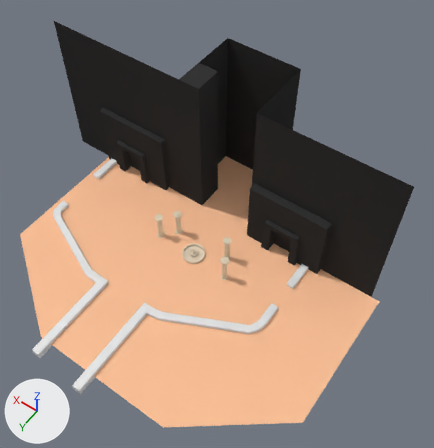
Before and after pictures for a commit that changed the Blender file blender/blockout_area01.blend.
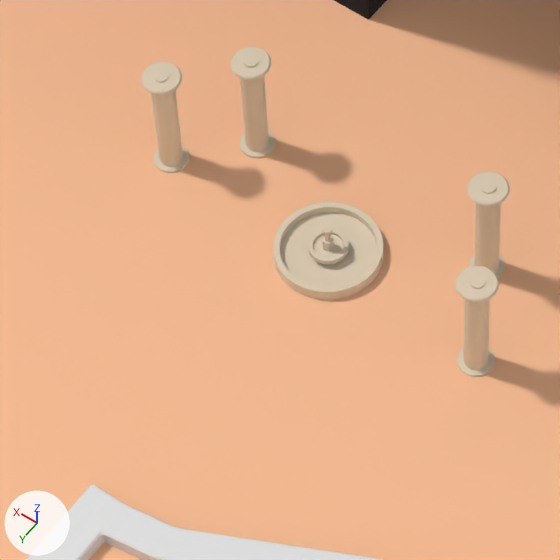
Each version appears first whole from a camera (50 mm lens) standing at (-54.3, 65.2, 129.0) and looking at (-3.7, -5.7, 17.6), and next in a close-up on the part from 29% to 56% of the width and 45% to 71% of the height. Every picture has the same lights, and +X, +Y and +Z are marked at lower left.

Objects in the first close-up: 'Column.001', 'Column.002', 'Column.003', 'Column.004', 'Plane', 'fontana', 'muretto-col'.
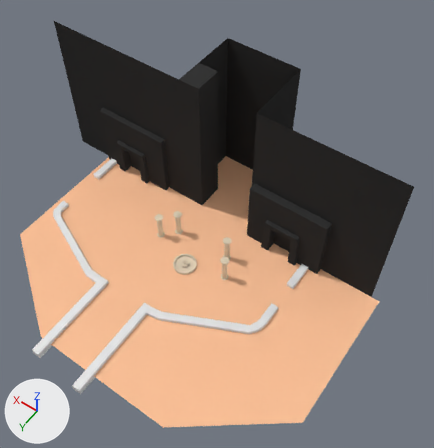
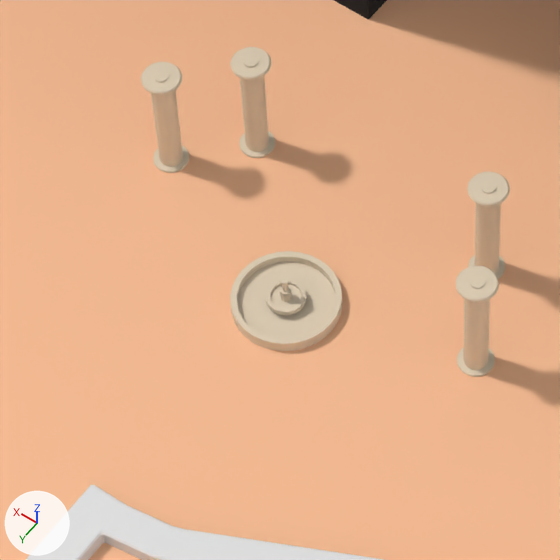
Location of each change, [x1, y1, x2, y2] in pixels of the close-ups (560 x 560 px):
'fontana', moved
    before: [273, 202, 384, 300]
    after: [230, 251, 342, 351]

Edits to the bpy script that builds the scene:
```text
Change ob_fontana:
    ob_fontana.location: (3.38, -5.13, 0.0) -> (3.23, -1.16, 0.0)
```
